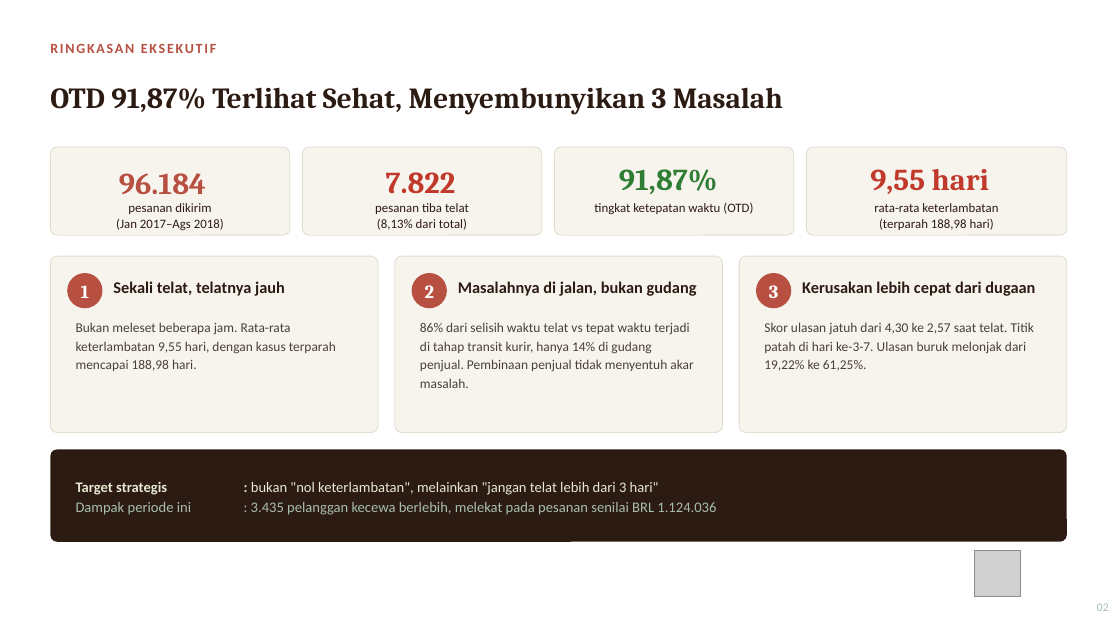
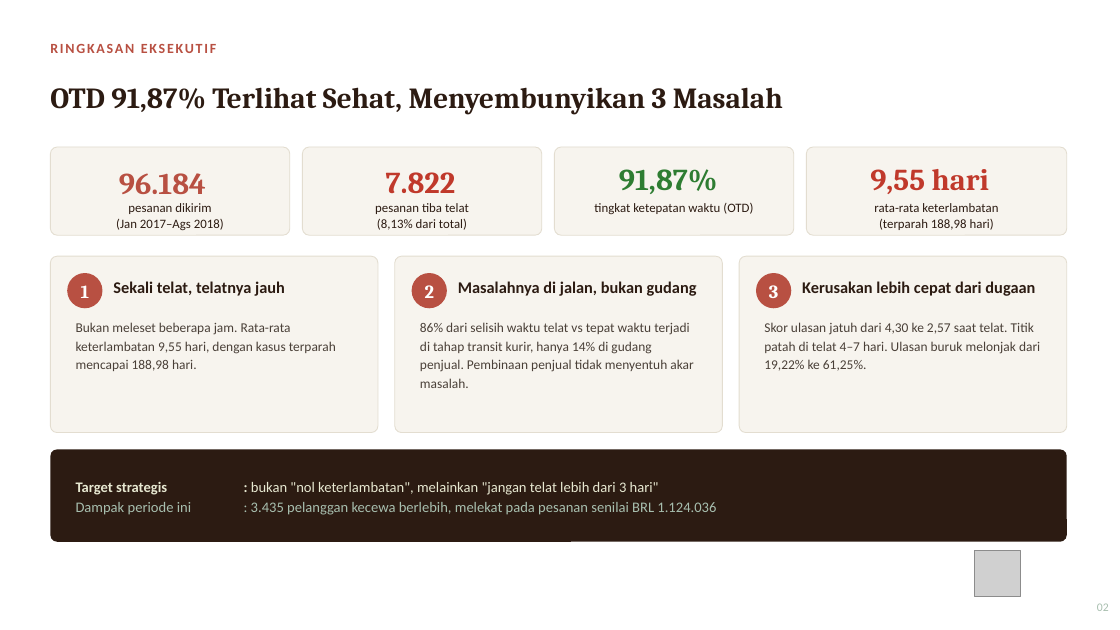
Before and after one commit to ArifHerfianZaenChartiko/Diagnosis-Keterlambatan-Pengiriman-Marketplace-Olist, a slide deck: slide 2 of hasil/presentasi_diagnosis_keterlambatan.pptx. Drawn at 1120x630 pixels with LibreOffice and Linux fonts; fonts in the diff are those of the drawing; grey boxes stand for pictures. Boxes give left, top, right and bottom in pixels: in the first picture for what was removed or moved away, otherwise in the second. Text is boxed around its words. In the diff, an @@ line names an element or a change of style, - is before the commit and + after.

Commit message:
seragamkan isi: ambang ulasan, klaim transit, selisih janji, jabatan
- ambang ulasan buruk ditulis "telat 4-7 hari" di semua dokumen,
  sama dengan kelompok data dan judul grafik dasbor
- klaim lama transit dilunakkan: Parana transit lebih lama dari Sao Paulo
  tapi telatnya lebih rendah
- selisih janji "cenderung menyusut" (sempat naik Des 2017 & Jun 2018);
  perbaikan Jun tidak lagi diklaim terjadi meski janji makin ketat
- jabatan penyusun diseragamkan menjadi Analis Operasional
- laporan md/docx/pdf, presentasi, README, dan komentar SQL ikut diperbarui

```diff
--- a/hasil/presentasi_diagnosis_keterlambatan.pptx
+++ b/hasil/presentasi_diagnosis_keterlambatan.pptx
@@ text at (764,322,1040,371): text changed @@
-Skor ulasan jatuh dari 4,30 ke 2,57 saat telat. Titik patah di hari ke-3-7. Ulasan buruk melonjak dari 19,22% ke 61,25%.
+Skor ulasan jatuh dari 4,30 ke 2,57 saat telat. Titik patah di telat 4–7 hari. Ulasan buruk melonjak dari 19,22% ke 61,25%.
```
Also in this commit, not shown: 2 other slides changed, 5 other files.
